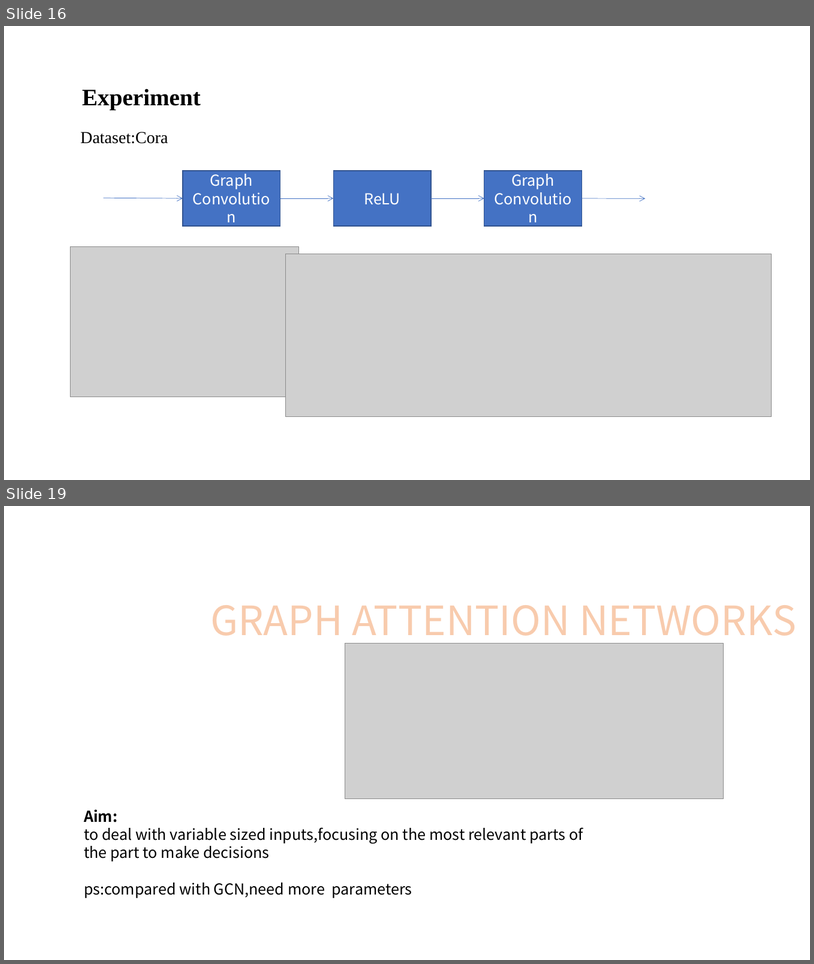
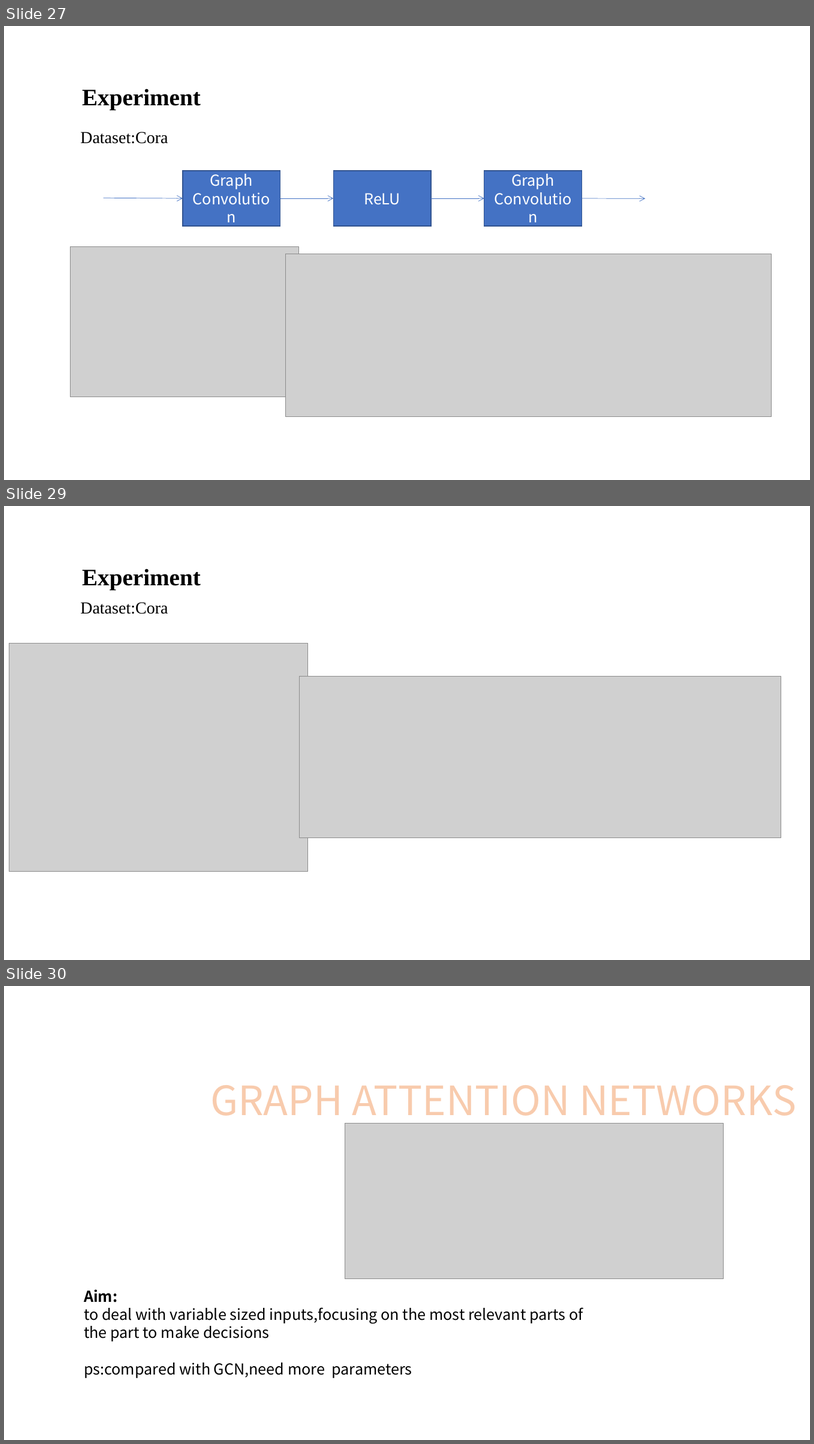
Before and after one commit to lcwLcw123/STUDY, a slide deck: 图神经网络调研.pptx. Shown one above the other, each under a label of ours: slides 16 and 19 before the commit, slides 27, 29 and 30 after it; the slides between them are not shown. The pictures are 814x964 and 814x1444 pixels, drawn with LibreOffice and Linux fonts; fonts in the diff are those of the drawing; grey boxes stand for pictures. Boxes give left, top, right and bottom in pixels: in the first picture for what was removed or moved away, otherwise in the second. Text is boxed around its words. In the diff, an @@ line names an element or a change of style, - is before the commit and + after.

```diff
--- a/图神经网络调研.pptx
+++ b/图神经网络调研.pptx
@@ slide 29 added at box(4, 506, 810, 960), background #FFFFFF @@
@@ text added at box(82, 569, 201, 590), 28 pt, text #000000, bold @@
+Experiment
@@ text added at box(80, 602, 168, 614), 20 pt, text #000000 @@
+Dataset:Cora
@@ picture added at box(9, 643, 308, 871) @@
@@ picture added at box(299, 676, 782, 838) @@
@@ what was slide 16 is now slide 27 @@
@@ what was slide 19 is now slide 30 @@
```
Also in this commit, not shown: 2 slides changed, 9 other slides added, 2 other files.
